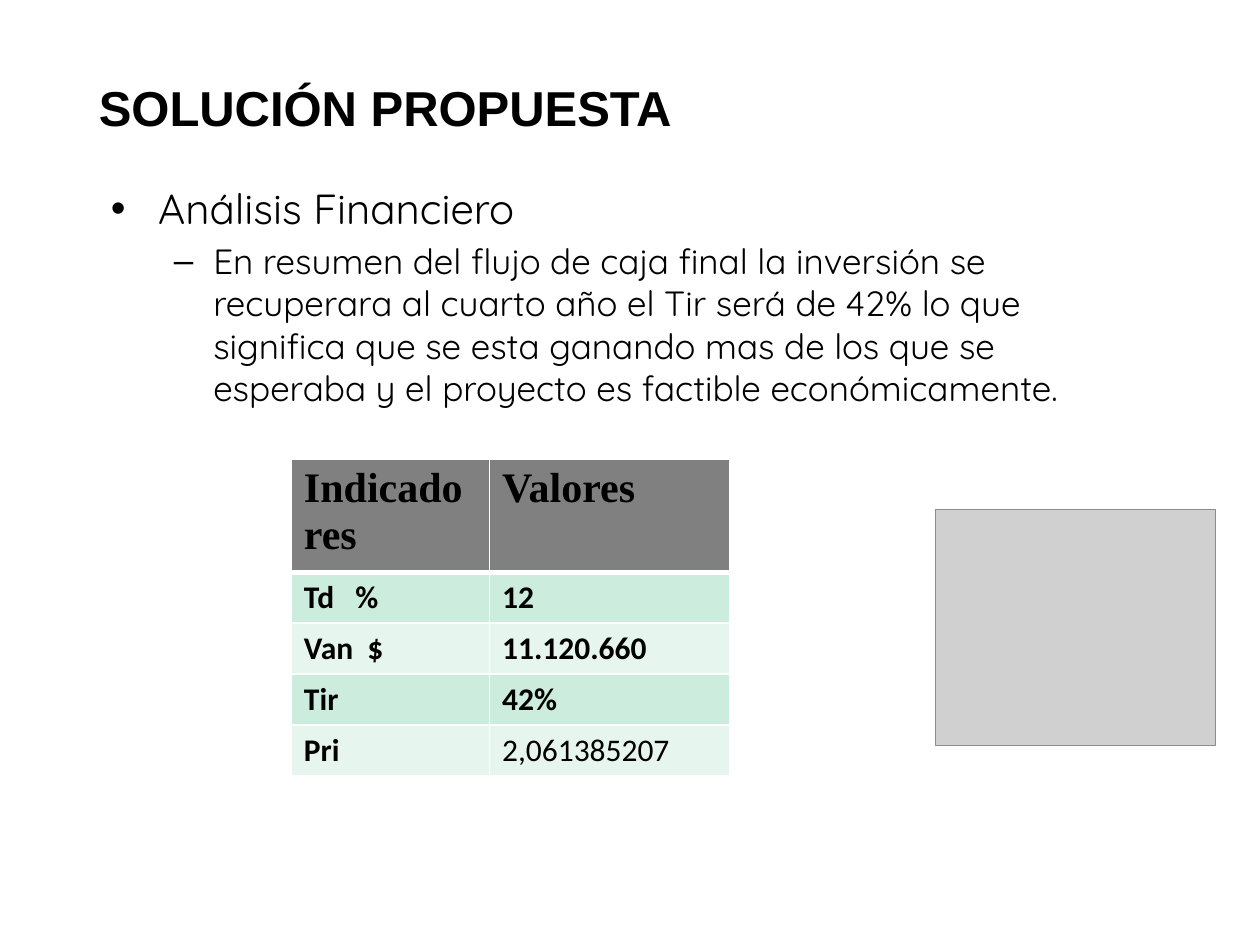
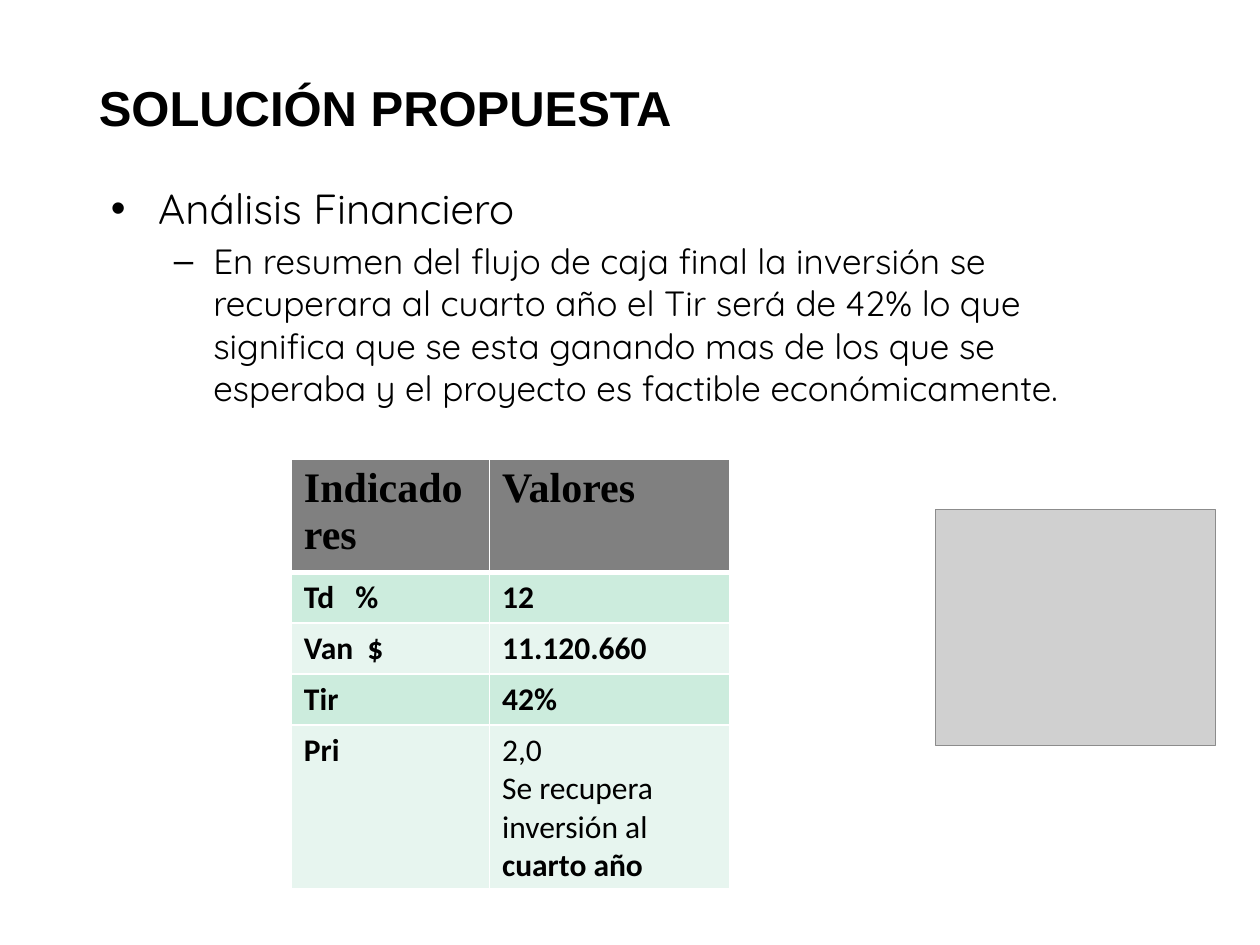
Before and after one commit to saburto/sigset, a slide deck: slide 17 of sigset/documentos/Documentos finales/Presentacion.pptx. Drawn at 1260x945 pixels with LibreOffice and Linux fonts; fonts in the diff are those of the drawing; grey boxes stand for pictures; background and template pictures are left out. Boxes give left, top, right and bottom in pixels: in the first picture for what was removed or moved away, otherwise in the second. Text is boxed around its words. In the diff, an @@ line names an element or a change of style, - is before the commit and + after.

```diff
--- a/sigset/documentos/Documentos finales/Presentacion.pptx
+++ b/sigset/documentos/Documentos finales/Presentacion.pptx
@@ table at bbox=[291, 459, 730, 881] @@
-row 5, column 2: 2,061385207
+row 5, column 2: 2,0 / Se recupera inversión al cuarto año
```
Also in this commit, not shown: 1 other slide changed, 1 other file.
